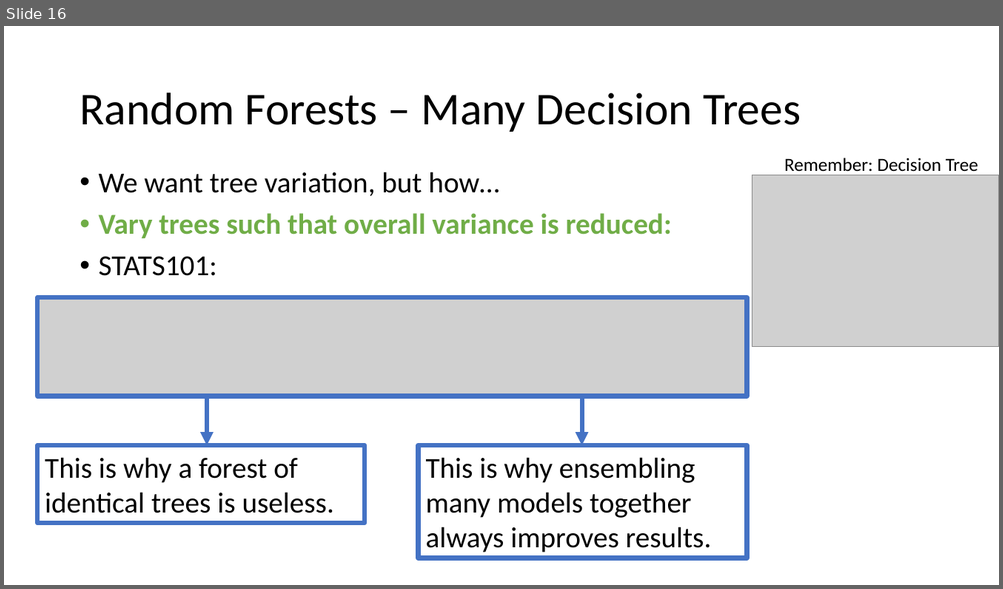
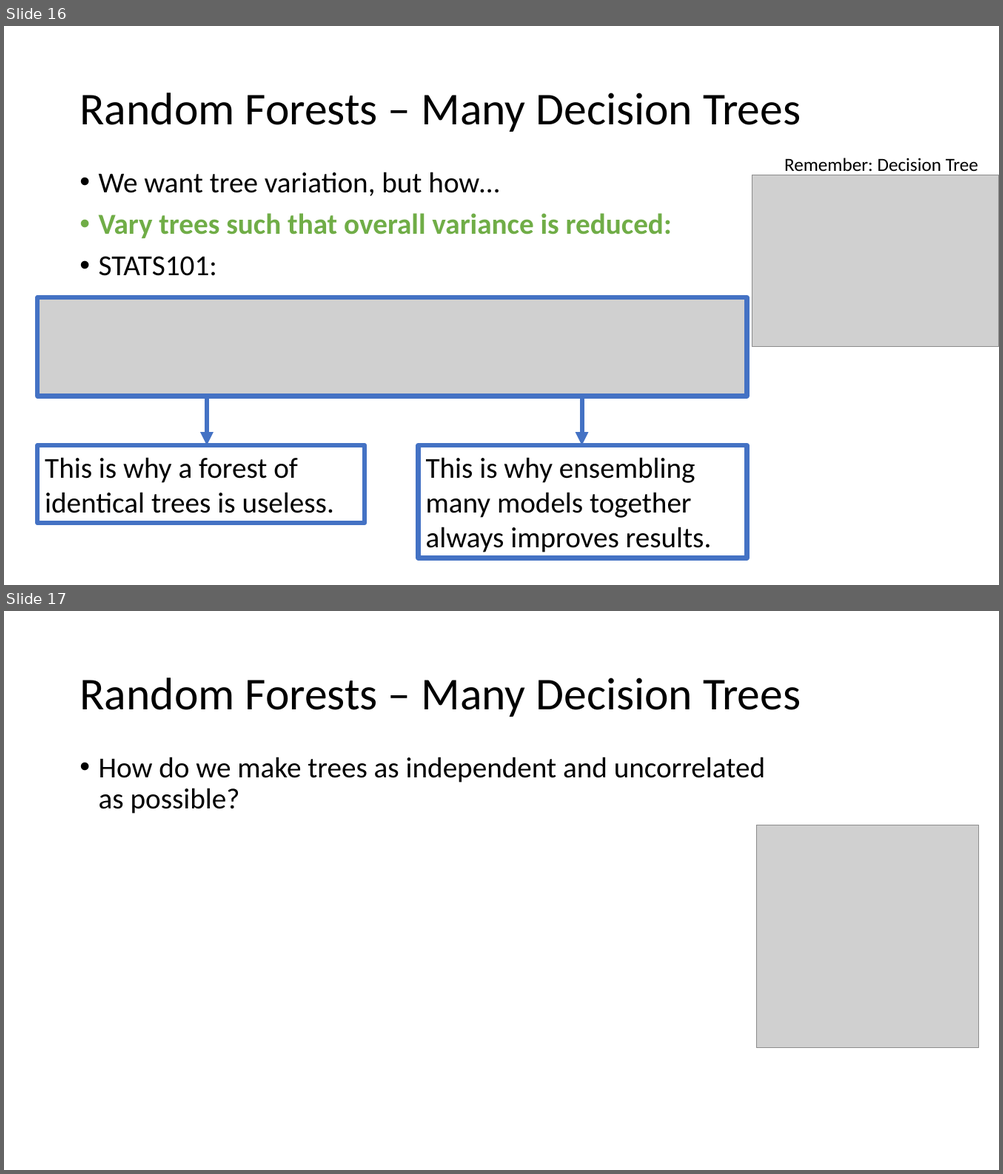
Before and after one commit to silburt/RF_DeepDive, a slide deck: presentation.pptx. Shown one above the other, each under a label of ours: slide 16 before the commit, slides 16 and 17 after it. The pictures are 1003x589 and 1003x1174 pixels, drawn with LibreOffice and Linux fonts; fonts in the diff are those of the drawing; grey boxes stand for pictures. Boxes give left, top, right and bottom in pixels: in the first picture for what was removed or moved away, otherwise in the second. Text is boxed around its words. In the diff, an @@ line names an element or a change of style, - is before the commit and + after.

```diff
--- a/presentation.pptx
+++ b/presentation.pptx
@@ slide 17 added at [4, 611, 999, 1170], background #FFFFFF @@
@@ title added at [79, 678, 800, 717], 44 pt, text #000000 @@
+Random Forests – Many Decision Trees
@@ text added at [99, 757, 765, 814], 28 pt, text #000000 @@
+• How do we make trees as independent and uncorrelated as possible?
@@ picture added at [756, 826, 979, 1048] @@
```
Also in this commit, not shown: 2 slides changed.
